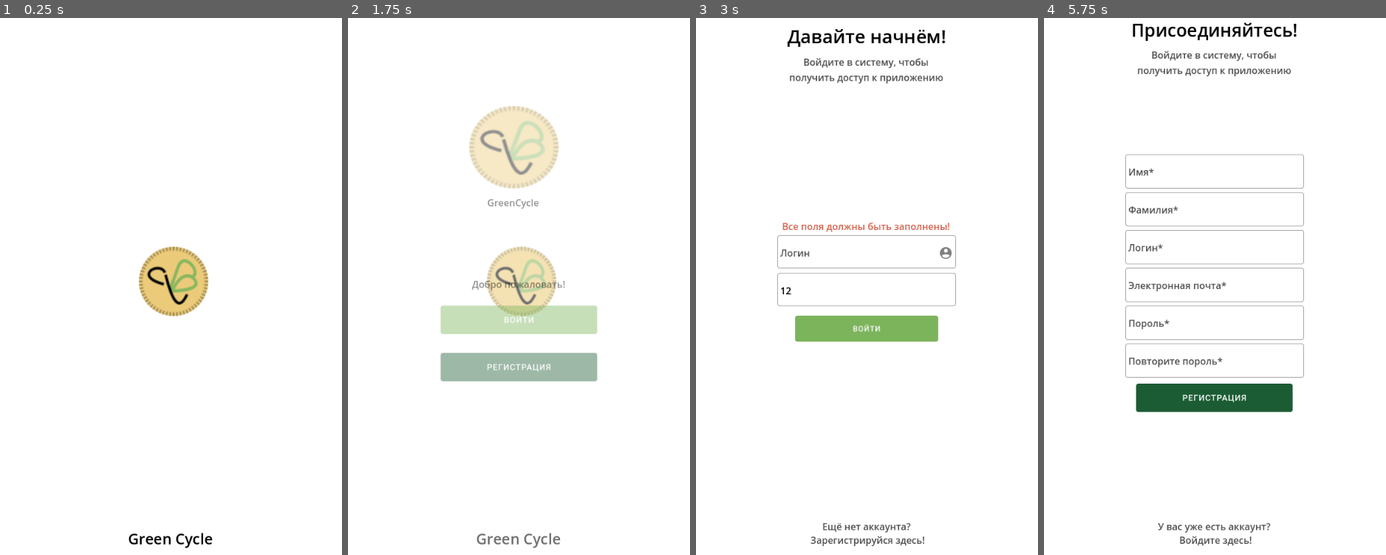
Above: before the commit, frames 1-4 (left to right).
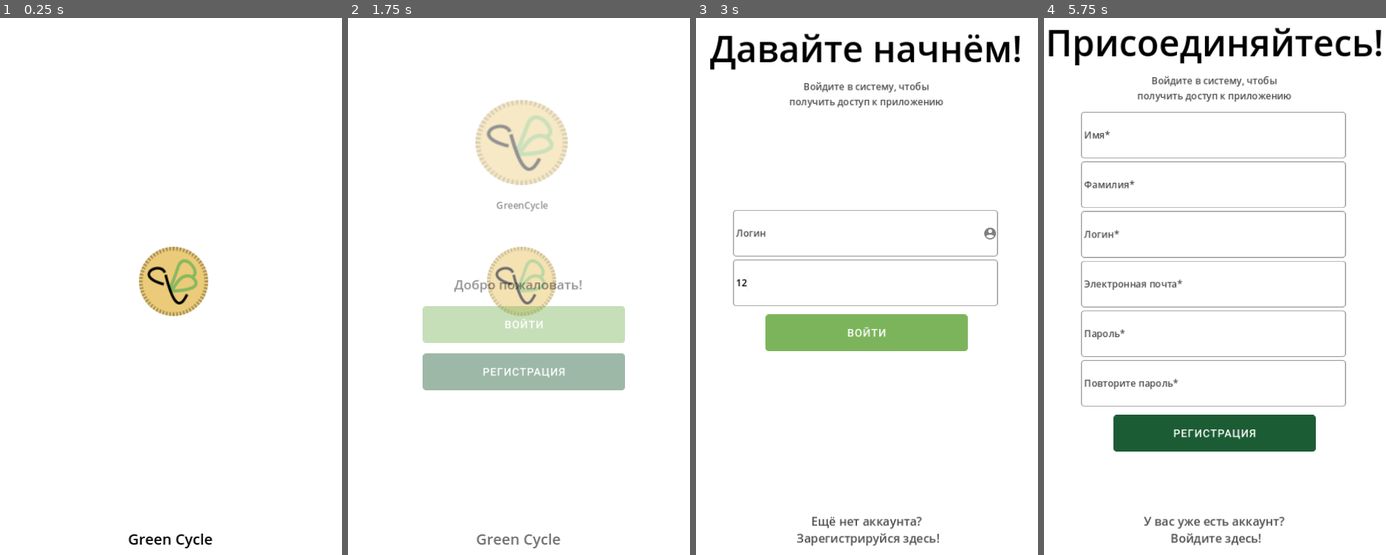
Above: after the commit, the same moments.

Repository: fretpool2/trashcan
Game: Godot game, scene res://scene/main/main.tscn
The game is run twice, just before and just after one commit, with the same random seed, the same clock (stepped at 60 frames per second) and the same inputs.
Inputs (mouse positions are in pixels of both pictures, inside the frame that each line leads up to; where the layout moved, square brackets give the same spot in the first picture):
- Up to frame 1 (0.25 s): no input
- Up to frame 2 (1.75 s): tap Enter at 0.5 s; tap Space at 1.25 s
- Up to frame 3 (3 s): click (870, 324) [867, 318] at 2 s; click (867, 291) at 2.77 s; type "12" at 2.85 s
- Up to frame 4 (5.75 s): click (1215, 334) [1215, 329] at 3.5 s; click (1215, 254) at 4.27 s; type "12" at 4.35 s; click "Ещё нет аккаунта? Зарегистрир…" at 5 s

The runs differ from the first frame. In frame 1, 0.2% of the frame differs, in the area x 37-63%, y 46-99%; in frame 2, 6.2%; in frame 3, 8.2%; in frame 4, 16%, in the area x 1-99%, y 0-99%.

Commit message:
update ui/ux
update ui/ux

Diff:
--- a/project.godot
+++ b/project.godot
@@ -25,11 +25,14 @@
 
 window/size/viewport_width=720
 window/size/viewport_height=1000
-window/stretch/mode="viewport"
+window/size/initial_position_type=0
+window/stretch/mode="canvas_items"
 window/stretch/aspect="expand"
+window/handheld/orientation=1
 
 [rendering]
 
 renderer/rendering_method="gl_compatibility"
 renderer/rendering_method.mobile="gl_compatibility"
+textures/vram_compression/import_etc2_astc=true
 environment/defaults/default_clear_color=Color(1, 1, 1, 1)
--- a/scene/main/auth.tscn
+++ b/scene/main/auth.tscn
@@ -99,7 +99,7 @@
 layout_mode = 2
 size_flags_horizontal = 6
 theme_override_colors/font_color = Color(0, 0, 0, 1)
-theme_override_font_sizes/font_size = 31
+theme_override_font_sizes/font_size = 61
 text = "Давайте начнём!"
 horizontal_alignment = 1
 
@@ -129,6 +129,7 @@
 size_flags_vertical = 4
 
 [node name="check_pole" type="HBoxContainer" parent="MarginContainer/VBoxContainer2"]
+visible = false
 layout_mode = 2
 theme_override_constants/separation = -67
 
@@ -139,7 +140,7 @@
 [node name="check_pole" type="Label" parent="MarginContainer/VBoxContainer2/check_pole"]
 layout_mode = 2
 theme_override_colors/font_color = Color(0.831373, 0.376471, 0.294118, 1)
-theme_override_font_sizes/font_size = 16
+theme_override_font_sizes/font_size = 22
 text = "Все поля должны быть заполнены!"
 
 [node name="Control" type="Control" parent="MarginContainer/VBoxContainer2/check_pole"]
@@ -153,7 +154,7 @@
 
 [node name="login" type="LineEdit" parent="MarginContainer/VBoxContainer2/HBoxContainer3"]
 clip_contents = true
-custom_minimum_size = Vector2(300, 60)
+custom_minimum_size = Vector2(450, 80)
 layout_mode = 2
 size_flags_horizontal = 3
 size_flags_vertical = 4
@@ -166,8 +167,8 @@
 flat = true
 
 [node name="Sprite2D" type="Sprite2D" parent="MarginContainer/VBoxContainer2/HBoxContainer3"]
-position = Vector2(150, 28)
-scale = Vector2(0.967949, 1)
+position = Vector2(223, 39.5)
+scale = Vector2(1.4359, 1.41071)
 texture = ExtResource("2_k1j74")
 
 [node name="HBoxContainer" type="HBoxContainer" parent="MarginContainer/VBoxContainer2"]
@@ -177,7 +178,7 @@
 
 [node name="pasw" type="LineEdit" parent="MarginContainer/VBoxContainer2/HBoxContainer"]
 clip_contents = true
-custom_minimum_size = Vector2(300, 60)
+custom_minimum_size = Vector2(450, 80)
 layout_mode = 2
 theme_override_colors/font_color = Color(0, 0, 0, 1)
 theme_override_colors/font_selected_color = Color(0, 0, 0, 1)
@@ -188,8 +189,8 @@
 flat = true
 
 [node name="Sprite2D" type="Sprite2D" parent="MarginContainer/VBoxContainer2/HBoxContainer"]
-position = Vector2(150, 28)
-scale = Vector2(0.967949, 1)
+position = Vector2(223, 39.5)
+scale = Vector2(1.4359, 1.41071)
 texture = ExtResource("2_k1j74")
 
 [node name="HBoxContainer2" type="HBoxContainer" parent="MarginContainer/VBoxContainer2"]
@@ -198,7 +199,7 @@
 size_flags_vertical = 4
 
 [node name="Button" type="Button" parent="MarginContainer/VBoxContainer2/HBoxContainer2"]
-custom_minimum_size = Vector2(250, 60)
+custom_minimum_size = Vector2(350, 80)
 layout_mode = 2
 size_flags_horizontal = 4
 size_flags_vertical = 4
@@ -219,11 +220,12 @@
 size_flags_horizontal = 3
 
 [node name="no acc2" type="Button" parent="MarginContainer/VBoxContainer3/HBoxContainer"]
-custom_minimum_size = Vector2(229.785, 0)
+custom_minimum_size = Vector2(300, 0)
 layout_mode = 2
 theme_override_colors/font_color = Color(0.294118, 0.294118, 0.294118, 1)
 theme_override_colors/font_hover_color = Color(0.317647, 0.454902, 0.258824, 1)
 theme_override_colors/font_hover_pressed_color = Color(0.317647, 0.454902, 0.258824, 1)
+theme_override_font_sizes/font_size = 20
 text = "Ещё нет аккаунта?
  Зарегистрируйся здесь!"
 flat = true
--- a/scene/main/main.tscn
+++ b/scene/main/main.tscn
@@ -159,6 +159,7 @@
 layout_mode = 2
 
 [node name="loginin" type="Button" parent="CanvasLayer/Control/MarginContainer/VBoxContainer/Control"]
+custom_minimum_size = Vector2(350, 80)
 layout_mode = 2
 offset_left = -57.0
 offset_top = 52.0
@@ -167,6 +168,7 @@
 theme_override_font_sizes/font_size = 50
 icon = ExtResource("2_kltmv")
 flat = true
+expand_icon = true
 
 [node name="next_page" type="Timer" parent="CanvasLayer/Control/MarginContainer/VBoxContainer/Control"]
 wait_time = 0.3
@@ -176,6 +178,7 @@
 layout_mode = 2
 
 [node name="reg" type="Button" parent="CanvasLayer/Control/MarginContainer/VBoxContainer/Control2"]
+custom_minimum_size = Vector2(350, 80)
 layout_mode = 2
 offset_left = -57.0
 offset_top = 128.0
@@ -184,6 +187,7 @@
 theme_override_font_sizes/font_size = 50
 icon = ExtResource("3_6jo7h")
 flat = true
+expand_icon = true
 
 [node name="next_page_2" type="Timer" parent="CanvasLayer/Control/MarginContainer/VBoxContainer/Control2"]
 wait_time = 0.3
@@ -192,11 +196,12 @@
 [node name="Label" type="Label" parent="CanvasLayer/Control/MarginContainer/VBoxContainer"]
 layout_mode = 2
 theme_override_colors/font_color = Color(0, 0, 0, 1)
+theme_override_font_sizes/font_size = 22
 text = "Добро пожаловать!"
 
 [node name="Ffeb31e8-de93-44d8-b797-70Fad82Baa5b" type="Sprite2D" parent="CanvasLayer/Control/MarginContainer/VBoxContainer"]
-position = Vector2(71, -212)
-scale = Vector2(1.93396, 1.78302)
+position = Vector2(114, -216)
+scale = Vector2(2, 1.844)
 texture = ExtResource("4_uroam")
 
 [node name="Control3" type="Control" parent="CanvasLayer/Control/MarginContainer/VBoxContainer"]
@@ -204,9 +209,9 @@
 
 [node name="Label2" type="Label" parent="CanvasLayer/Control/MarginContainer/VBoxContainer/Control3"]
 layout_mode = 2
-offset_left = -9.0
+offset_left = 36.0
 offset_top = -165.0
-offset_right = 149.0
+offset_right = 194.0
 offset_bottom = -142.0
 theme_override_colors/font_color = Color(0, 0, 0, 1)
 text = "GreenCycle"
--- a/scene/main/registr.tscn
+++ b/scene/main/registr.tscn
@@ -3,6 +3,21 @@
 [ext_resource type="Script" path="res://script/main/registr.gd" id="1_cg27n"]
 [ext_resource type="Texture2D" uid="uid://xlv5ee136cka" path="res://picture/ramkavoda.png" id="2_befqc"]
 [ext_resource type="Texture2D" uid="uid://cwyqeytggma5b" path="res://picture/3dfbdac2-11d8-48c2-83b4-fcc37f53d4ca.png" id="2_rytnx"]
+
+[sub_resource type="Animation" id="Animation_ko733"]
+length = 0.001
+tracks/0/type = "value"
+tracks/0/imported = false
+tracks/0/enabled = true
+tracks/0/path = NodePath("MarginContainer:modulate")
+tracks/0/interp = 1
+tracks/0/loop_wrap = true
+tracks/0/keys = {
+"times": PackedFloat32Array(0),
+"transitions": PackedFloat32Array(1),
+"update": 0,
+"values": [Color(1, 1, 1, 0)]
+}
 
 [sub_resource type="Animation" id="Animation_63s5d"]
 resource_name = "Start"
@@ -20,21 +35,6 @@
 "values": [Color(1, 1, 1, 0), Color(1, 1, 1, 1)]
 }
 
-[sub_resource type="Animation" id="Animation_ko733"]
-length = 0.001
-tracks/0/type = "value"
-tracks/0/imported = false
-tracks/0/enabled = true
-tracks/0/path = NodePath("MarginContainer:modulate")
-tracks/0/interp = 1
-tracks/0/loop_wrap = true
-tracks/0/keys = {
-"times": PackedFloat32Array(0),
-"transitions": PackedFloat32Array(1),
-"update": 0,
-"values": [Color(1, 1, 1, 0)]
-}
-
 [sub_resource type="Animation" id="Animation_t53nj"]
 resource_name = "next"
 length = 0.3
@@ -91,7 +91,7 @@
 layout_mode = 2
 size_flags_horizontal = 6
 theme_override_colors/font_color = Color(0, 0, 0, 1)
-theme_override_font_sizes/font_size = 30
+theme_override_font_sizes/font_size = 61
 text = "Присоединяйтесь!"
 horizontal_alignment = 1
 
@@ -102,12 +102,12 @@
 [node name="Control2" type="Control" parent="MarginContainer/VBoxContainer/HBoxContainer2"]
 layout_mode = 2
 size_flags_horizontal = 3
-size_flags_vertical = 4
 
 [node name="text syst" type="Label" parent="MarginContainer/VBoxContainer/HBoxContainer2"]
 layout_mode = 2
 size_flags_horizontal = 3
 theme_override_colors/font_color = Color(0.294118, 0.294118, 0.294118, 1)
+theme_override_font_sizes/font_size = 16
 text = "Войдите в систему, чтобы получить доступ к приложению
 "
 horizontal_alignment = 1
@@ -133,7 +133,7 @@
 visible = false
 layout_mode = 2
 theme_override_colors/font_color = Color(0.831373, 0.376471, 0.294118, 1)
-theme_override_font_sizes/font_size = 23
+theme_override_font_sizes/font_size = 22
 text = "Все поля должны быть заполнены!"
 horizontal_alignment = 2
 vertical_alignment = 1
@@ -149,7 +149,7 @@
 theme_override_constants/separation = -87
 
 [node name="FirstName" type="LineEdit" parent="MarginContainer/VBoxContainer2/HBoxContainer3"]
-custom_minimum_size = Vector2(300, 60)
+custom_minimum_size = Vector2(450, 80)
 layout_mode = 2
 theme_override_colors/font_color = Color(0, 0, 0, 1)
 theme_override_colors/font_selected_color = Color(0, 0, 0, 1)
@@ -159,8 +159,8 @@
 flat = true
 
 [node name="Sprite2D" type="Sprite2D" parent="MarginContainer/VBoxContainer2/HBoxContainer3"]
-position = Vector2(150, 29)
-scale = Vector2(0.967949, 1.03571)
+position = Vector2(223, 39.5)
+scale = Vector2(1.4359, 1.41071)
 texture = ExtResource("2_befqc")
 
 [node name="HBoxContainer4" type="HBoxContainer" parent="MarginContainer/VBoxContainer2"]
@@ -168,7 +168,7 @@
 size_flags_horizontal = 4
 
 [node name="LastName" type="LineEdit" parent="MarginContainer/VBoxContainer2/HBoxContainer4"]
-custom_minimum_size = Vector2(300, 60)
+custom_minimum_size = Vector2(450, 80)
 layout_mode = 2
 theme_override_colors/font_color = Color(0, 0, 0, 1)
 theme_override_colors/font_selected_color = Color(0, 0, 0, 1)
@@ -178,8 +178,8 @@
 flat = true
 
 [node name="Sprite2D" type="Sprite2D" parent="MarginContainer/VBoxContainer2/HBoxContainer4"]
-position = Vector2(150, 29)
-scale = Vector2(0.967949, 1.03571)
+position = Vector2(223, 39.5)
+scale = Vector2(1.4359, 1.41071)
 texture = ExtResource("2_befqc")
 
 [node name="HBoxContainer5" type="HBoxContainer" parent="MarginContainer/VBoxContainer2"]
@@ -187,7 +187,7 @@
 size_flags_horizontal = 4
 
 [node name="Login" type="LineEdit" parent="MarginContainer/VBoxContainer2/HBoxContainer5"]
-custom_minimum_size = Vector2(300, 60)
+custom_minimum_size = Vector2(450, 80)
 layout_mode = 2
 theme_override_colors/font_color = Color(0, 0, 0, 1)
 theme_override_colors/font_selected_color = Color(0, 0, 0, 1)
@@ -197,8 +197,8 @@
 flat = true
 
 [node name="Sprite2D" type="Sprite2D" parent="MarginContainer/VBoxContainer2/HBoxContainer5"]
-position = Vector2(150, 29)
-scale = Vector2(0.967949, 1.03571)
+position = Vector2(223, 39.5)
+scale = Vector2(1.4359, 1.41071)
 texture = ExtResource("2_befqc")
 
 [node name="HBoxContainer6" type="HBoxContainer" parent="MarginContainer/VBoxContainer2"]
@@ -206,7 +206,7 @@
 size_flags_horizontal = 4
 
 [node name="mail" type="LineEdit" parent="MarginContainer/VBoxContainer2/HBoxContainer6"]
-custom_minimum_size = Vector2(300, 60)
+custom_minimum_size = Vector2(450, 80)
 layout_mode = 2
 theme_override_colors/font_color = Color(0, 0, 0, 1)
 theme_override_colors/font_selected_color = Color(0, 0, 0, 1)
@@ -217,8 +217,8 @@
 flat = true
 
 [node name="Sprite2D" type="Sprite2D" parent="MarginContainer/VBoxContainer2/HBoxContainer6"]
-position = Vector2(150, 29)
-scale = Vector2(0.967949, 1.03571)
+position = Vector2(223, 39.5)
+scale = Vector2(1.4359, 1.41071)
 texture = ExtResource("2_befqc")
 
 [node name="HBoxContainer7" type="HBoxContainer" parent="MarginContainer/VBoxContainer2"]
@@ -226,18 +226,18 @@
 size_flags_horizontal = 4
 
 [node name="pass" type="LineEdit" parent="MarginContainer/VBoxContainer2/HBoxContainer7"]
-custom_minimum_size = Vector2(300, 60)
-layout_mode = 2
-theme_override_colors/font_color = Color(0, 0, 0, 1)
-theme_override_colors/font_selected_color = Color(0, 0, 0, 1)
-theme_override_colors/font_uneditable_color = Color(0, 0, 0, 1)
-theme_override_colors/font_placeholder_color = Color(0.294118, 0.294118, 0.294118, 1)
-placeholder_text = "Пороль*"
+custom_minimum_size = Vector2(450, 80)
+layout_mode = 2
+theme_override_colors/font_color = Color(0, 0, 0, 1)
+theme_override_colors/font_selected_color = Color(0, 0, 0, 1)
+theme_override_colors/font_uneditable_color = Color(0, 0, 0, 1)
+theme_override_colors/font_placeholder_color = Color(0.294118, 0.294118, 0.294118, 1)
+placeholder_text = "Пароль*"
 flat = true
 
 [node name="Sprite2D" type="Sprite2D" parent="MarginContainer/VBoxContainer2/HBoxContainer7"]
-position = Vector2(150, 29)
-scale = Vector2(0.967949, 1.03571)
+position = Vector2(223, 39.5)
+scale = Vector2(1.4359, 1.41071)
 texture = ExtResource("2_befqc")
 
 [node name="HBoxContainer8" type="HBoxContainer" parent="MarginContainer/VBoxContainer2"]
@@ -245,18 +245,18 @@
 size_flags_horizontal = 4
 
 [node name="pasw2" type="LineEdit" parent="MarginContainer/VBoxContainer2/HBoxContainer8"]
-custom_minimum_size = Vector2(300, 60)
-layout_mode = 2
-theme_override_colors/font_color = Color(0, 0, 0, 1)
-theme_override_colors/font_selected_color = Color(0, 0, 0, 1)
-theme_override_colors/font_uneditable_color = Color(0, 0, 0, 1)
-theme_override_colors/font_placeholder_color = Color(0.294118, 0.294118, 0.294118, 1)
-placeholder_text = "Повторите пороль*"
+custom_minimum_size = Vector2(450, 80)
+layout_mode = 2
+theme_override_colors/font_color = Color(0, 0, 0, 1)
+theme_override_colors/font_selected_color = Color(0, 0, 0, 1)
+theme_override_colors/font_uneditable_color = Color(0, 0, 0, 1)
+theme_override_colors/font_placeholder_color = Color(0.294118, 0.294118, 0.294118, 1)
+placeholder_text = "Повторите пароль*"
 flat = true
 
 [node name="Sprite2D" type="Sprite2D" parent="MarginContainer/VBoxContainer2/HBoxContainer8"]
-position = Vector2(150, 29)
-scale = Vector2(0.967949, 1.03571)
+position = Vector2(223, 39.5)
+scale = Vector2(1.4359, 1.41071)
 texture = ExtResource("2_befqc")
 
 [node name="HBoxContainer9" type="HBoxContainer" parent="MarginContainer/VBoxContainer2"]
@@ -264,9 +264,13 @@
 size_flags_horizontal = 4
 
 [node name="Button" type="Button" parent="MarginContainer/VBoxContainer2/HBoxContainer9"]
-layout_mode = 2
+custom_minimum_size = Vector2(350, 80)
+layout_mode = 2
+size_flags_horizontal = 6
+size_flags_vertical = 4
 icon = ExtResource("2_rytnx")
 flat = true
+expand_icon = true
 
 [node name="VBoxContainer3" type="VBoxContainer" parent="MarginContainer"]
 layout_mode = 2
@@ -284,6 +288,7 @@
 theme_override_colors/font_color = Color(0.294118, 0.294118, 0.294118, 1)
 theme_override_colors/font_hover_color = Color(0.317647, 0.454902, 0.258824, 1)
 theme_override_colors/font_hover_pressed_color = Color(0.317647, 0.454902, 0.258824, 1)
+theme_override_font_sizes/font_size = 20
 text = "У вас уже есть аккаунт?
  Войдите здесь!"
 flat = true
--- a/scene/pages/profile/profile.tscn
+++ b/scene/pages/profile/profile.tscn
@@ -33,6 +33,7 @@
 layout_mode = 2
 offset_right = 134.0
 offset_bottom = 23.0
+theme_override_colors/font_color = Color(0, 0, 0, 1)
 text = "First + Last Name"
 
 [node name="mail" type="Control" parent="MarginContainer/VBoxContainer"]
@@ -42,6 +43,7 @@
 layout_mode = 0
 offset_right = 40.0
 offset_bottom = 23.0
+theme_override_colors/font_color = Color(0, 0, 0, 1)
 text = "mail"
 
 [node name="seting" type="Button" parent="MarginContainer/VBoxContainer"]
--- a/scene/profile/profile.tscn
+++ b/scene/profile/profile.tscn
@@ -17,6 +17,7 @@
 offset_top = 64.0
 offset_right = 272.0
 offset_bottom = 87.0
+theme_override_colors/font_color = Color(0, 0, 0, 1)
 
 [node name="Password" type="Label" parent="."]
 layout_mode = 0
@@ -24,6 +25,7 @@
 offset_top = 120.0
 offset_right = 269.0
 offset_bottom = 143.0
+theme_override_colors/font_color = Color(0, 0, 0, 1)
 
 [node name="Name" type="Label" parent="."]
 layout_mode = 0
@@ -31,3 +33,4 @@
 offset_top = 16.0
 offset_right = 114.0
 offset_bottom = 39.0
+theme_override_colors/font_color = Color(0, 0, 0, 1)
Not shown, added: export_presets.cfg
Not shown, added: build/GreenCycle.apk
Not shown, added: build/GreenCycle.apk.idsig
Not shown, added: build/TrashCan.apk
Not shown, added: build/TrashCan.apk.idsig
